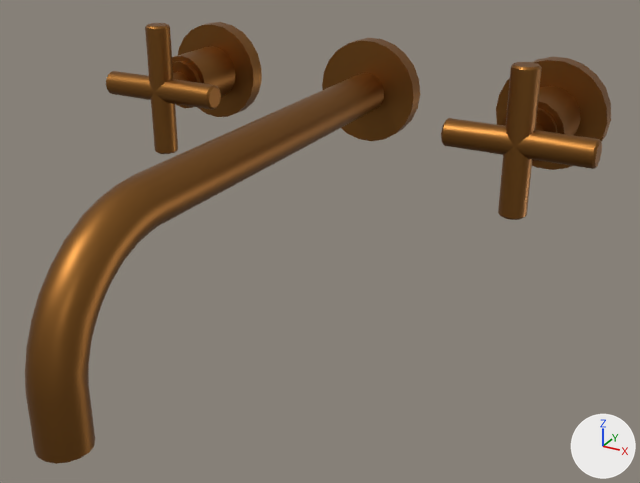
The glTF model models/36-717-892-39.glb, before and after one commit.
The view is the same before and after, from a camera (50 mm lens) standing at (0.206, -0.305, 0.194) and looking at (0.033, 0.009, 0.037). Arrows for +X, +Y and +Z are at lower right; the lights stay in place. The picture after the commit comes second. Where no turn or scale is listed for an object, it has been applied to the vertices.

The first picture shows 'L_371058ef_0f02_43a9_b4b8_7bc3ba85c9c8_I1', 'L_48422829_6662_4c57_8367_27d893442898_I2', 'L_5ebfd51c_4af3_4a17_af6e_0b85690f447b_I3', 'L_883a2d26_0259_4d33_bb67_4f522043ac73_I4', 'L_d555968e_a1cb_41d2_a98f_e605cbb41c25_I5', 'L_d59ed4c4_e447_4ff4_920a_f0ccc1159484_I6', 'L_e3405509_c6c4_470a_acb0_77f942ba75f4_I7', 'L_e7d97b26_4c8f_4158_a36c_6f6c3a645d85_I8', 'L_eb24f3fe_d0b4_4713_a256_1f955f06846c_I9', 'L_ec3d141a_c7ff_42cf_b22a_949c6d42b49e_I10'.
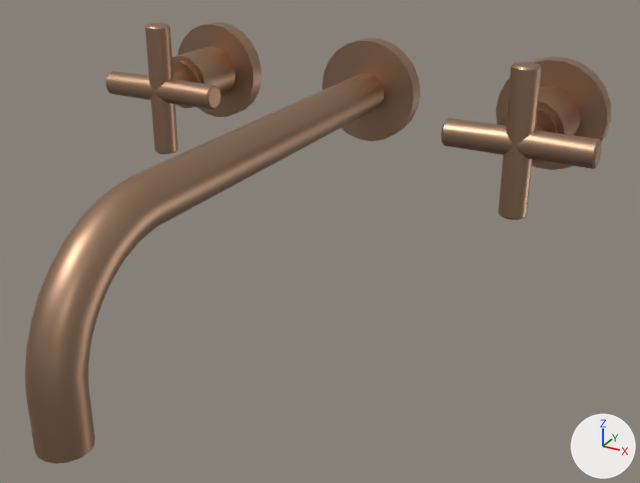
The change, as JSON lines over the scene's bpy script:
```json
{"op": "set", "path": "mat_d_39.base_color", "old": "(0.292, 0.125, 0.029)", "new": "(0.442, 0.275, 0.179)", "note": "brown #936330 -> beige #b18f75"}
```

Changed parts and their boxes [x1, y1, x2, y2] in the pictures (640 x 483 px):
```json
{"object": "L_5ebfd51c_4af3_4a17_af6e_0b85690f447b_I3", "change": "recoloured", "before": [25, 73, 384, 464], "after": [25, 73, 384, 464], "on screen": "brown to beige"}
{"object": "L_eb24f3fe_d0b4_4713_a256_1f955f06846c_I9", "change": "recoloured", "before": [441, 62, 602, 220], "after": [441, 62, 602, 220], "on screen": "brown to beige"}
{"object": "L_e7d97b26_4c8f_4158_a36c_6f6c3a645d85_I8", "change": "recoloured", "before": [322, 38, 420, 141], "after": [322, 38, 420, 141], "on screen": "brown to beige"}
{"object": "L_371058ef_0f02_43a9_b4b8_7bc3ba85c9c8_I1", "change": "recoloured", "before": [106, 23, 221, 154], "after": [106, 23, 221, 154], "on screen": "brown to beige"}
{"object": "L_d555968e_a1cb_41d2_a98f_e605cbb41c25_I5", "change": "recoloured", "before": [496, 57, 611, 170], "after": [496, 57, 611, 170], "on screen": "brown to beige"}
{"object": "L_ec3d141a_c7ff_42cf_b22a_949c6d42b49e_I10", "change": "recoloured", "before": [178, 22, 262, 117], "after": [178, 22, 262, 117], "on screen": "brown to beige"}
{"object": "L_883a2d26_0259_4d33_bb67_4f522043ac73_I4", "change": "recoloured", "before": [172, 46, 235, 108], "after": [172, 46, 235, 108], "on screen": "brown to beige"}
{"object": "L_e3405509_c6c4_470a_acb0_77f942ba75f4_I7", "change": "recoloured", "before": [501, 86, 581, 162], "after": [501, 86, 581, 162], "on screen": "brown to beige"}
{"object": "L_d59ed4c4_e447_4ff4_920a_f0ccc1159484_I6", "change": "recoloured", "before": [505, 108, 557, 133], "after": [505, 108, 557, 133], "on screen": "brown to beige"}
{"object": "L_48422829_6662_4c57_8367_27d893442898_I2", "change": "recoloured", "before": [172, 61, 200, 83], "after": [172, 61, 200, 83], "on screen": "brown to beige"}
```
